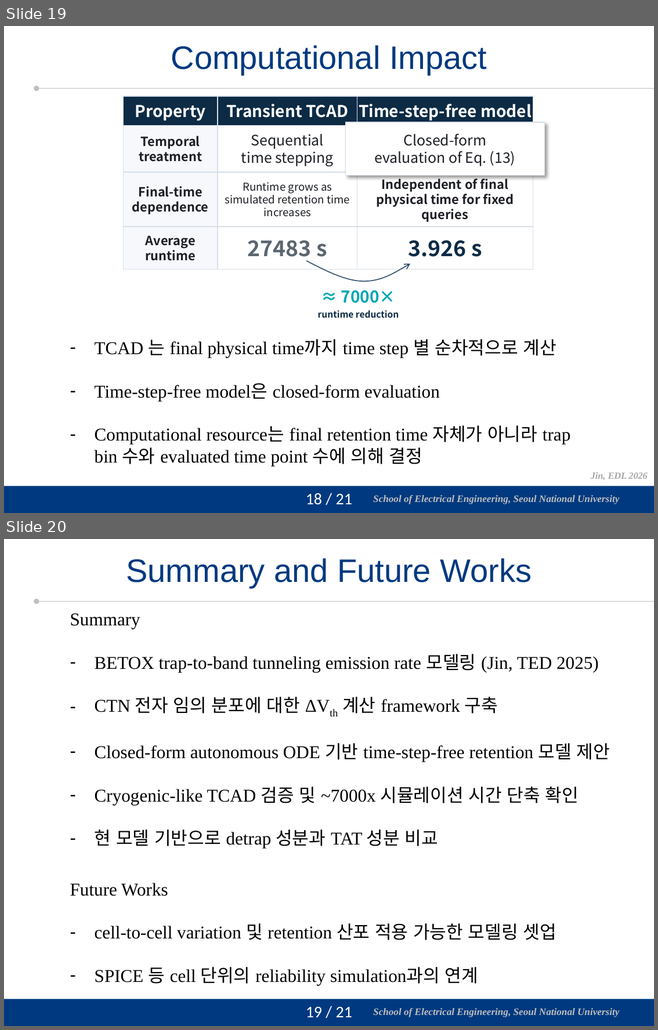
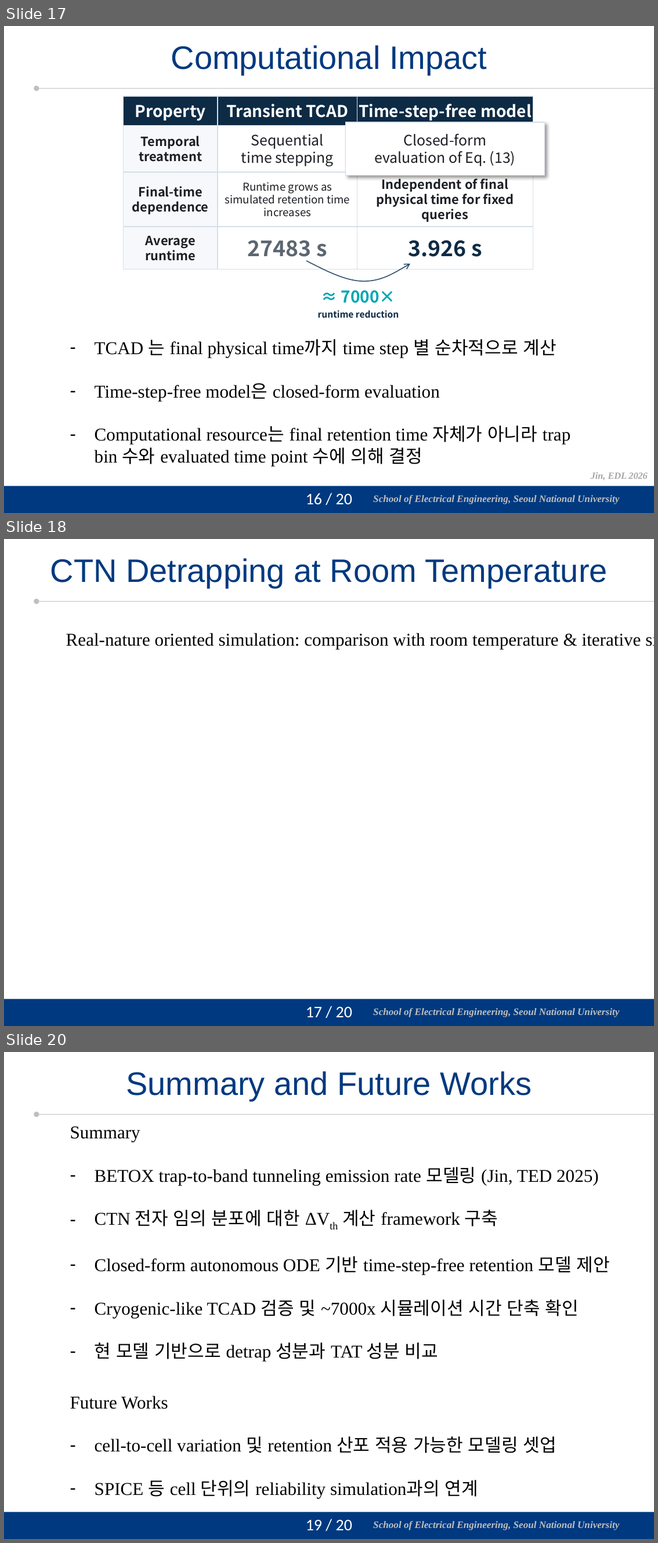
Before and after one commit to vectorcont62-dev/Graduation-SNU-MS, a slide deck: 진명 석사졸업 연구 정리 - 피드백 반영.pptx. Shown one above the other, each under a label of ours: slides 19 and 20 before the commit, slides 17, 18 and 20 after it; the slides between them are not shown. The pictures are 658x1030 and 658x1543 pixels, drawn with LibreOffice and Linux fonts; fonts in the diff are those of the drawing; background and template pictures are left out. Boxes give left, top, right and bottom in pixels: in the first picture for what was removed or moved away, otherwise in the second. Text is boxed around its words. In the diff, an @@ line names an element or a change of style, - is before the commit and + after.

```diff
--- a/진명 석사졸업 연구 정리 - 피드백 반영.pptx
+++ b/진명 석사졸업 연구 정리 - 피드백 반영.pptx
@@ slide 18 added at (4, 539, 654, 1026), background #FFFFFF; not listed: 4 template elements that a slide beside it also shows @@
@@ title added at (50, 558, 607, 588), 36 pt, text #00397F @@
+CTN Detrapping at Room Temperature
@@ text added at (66, 633, 641, 649), 20 pt, text #000000 @@
+Real-nature oriented simulation: comparison with room temperature & iterative simulation
@@ what was slide 19 is now slide 17 @@
@@ page number at (306, 493, 352, 505): text changed @@
-18 / 21
+16 / 20
@@ page number at (306, 1520, 352, 1530): text changed @@
-19 / 21
+19 / 20
```
Also in this commit, not shown: 3 slides changed, 1 other slide added, 2 slides removed, 1 other file.
